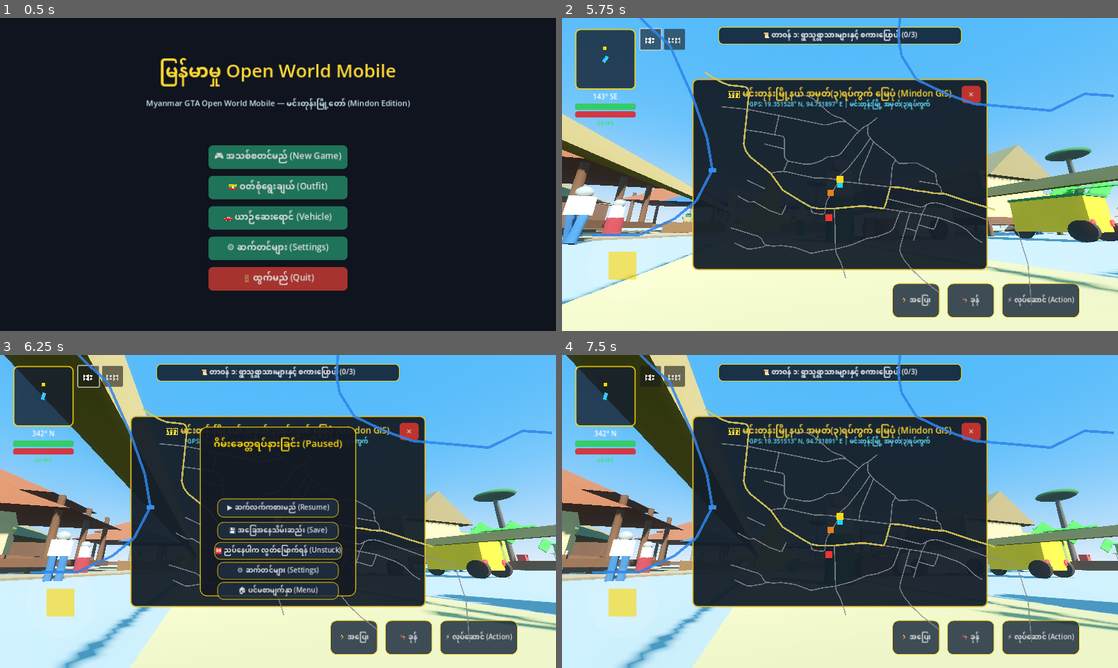
Above: before the commit, frames 1-4 (two rows, left to right).
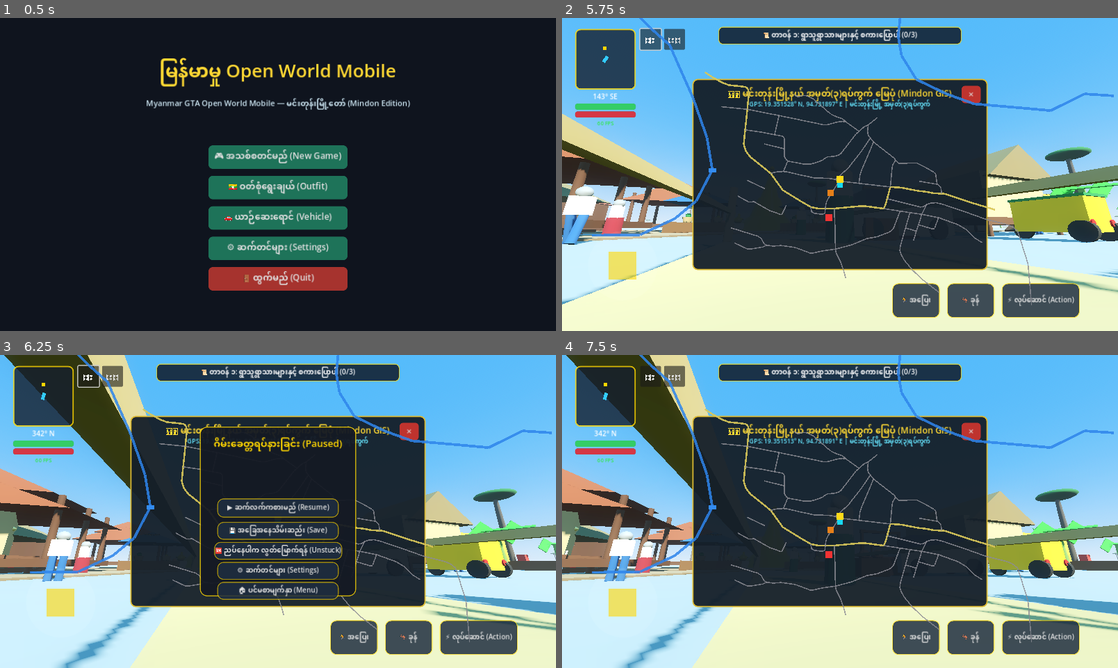
Above: after the commit, the same moments.

Repository: sudohlaingwin/gta-open-world
Game: Godot game, scene res://scenes/main_menu.tscn
Same seed, same stepped clock (60 frames per second), same inputs: the game is played once before the commit and once after it.
Inputs (mouse positions are in pixels of both pictures, inside the frame that each line leads up to):
- Up to frame 1 (0.5 s): no input
- Up to frame 2 (5.75 s): click "🎮 အသစ်စတင်မည် (New Game)" at 0.5 s; click "🗺️" at 1.25 s; click "⏸️" at 2 s; drag from (628, 274) to (895, 105) at 2.77 s; drag from (840, 174) to (812, 237) at 3.52 s; move the mouse to (673, 127) at 4.27 s; hold Left (ui_left) 4.28-5 s; hold Ctrl 4.28-5 s; drag from (867, 174) to (673, 127) at 5.02 s
- Up to frame 3 (6.25 s): move the mouse to (194, 433) at 5.77 s; hold Down (ui_down) from 5.78 s (still down); hold Ctrl from 5.78 s (still down); tap Space at 6.02 s
- Up to frame 4 (7.5 s): release Down (ui_down) at 6.5 s; release Ctrl at 6.5 s; click "✕" at 6.5 s; click "▶ ဆက်လက်ကစားမည် (Resume)" at 7.25 s

Frame 1 is identical in both runs. In frame 2, less than 0.1% of the frame differs, in the area x 94-100%, y 64-68%; in frame 3, less than 0.1%; in frame 4, less than 0.1%.

Commit message:
Slice 86: 100% comprehensive taillight mesh gating, scene load_steps parser count parity, and beacon timebase sync

Diff:
--- a/scripts/mindon_map_builder.gd
+++ b/scripts/mindon_map_builder.gd
@@ -198,6 +198,11 @@
 			sign.position = Vector3(0.0, 3.8, front_z + 0.05)
 			hosp.add_child(sign)
 
+			# Attach automated day/night lantern controller to hospital entrance facade
+			if hosp_idx == 1:
+				var hosp_lantern = preload("res://scripts/village_lantern_controller.gd").new()
+				hosp.add_child(hosp_lantern)
+
 			building_holder.add_child(hosp)
 			hosp.global_position = Vector3(cx, 0.0, cz)
 		else:
--- a/scripts/tuktuk_controller.gd
+++ b/scripts/tuktuk_controller.gd
@@ -38,9 +38,13 @@
 	if head_mesh:
 		var mat = head_mesh.get_surface_override_material(0)
 		if mat is StandardMaterial3D: mat.emission_enabled = lights_on
-	var tail_mesh = visual_mesh.get_node_or_null("Taillight")
-	if tail_mesh:
-		var mat = tail_mesh.get_surface_override_material(0)
+	var tail_l = visual_mesh.get_node_or_null("TaillightL")
+	if tail_l:
+		var mat = tail_l.get_surface_override_material(0)
+		if mat is StandardMaterial3D: mat.emission_enabled = lights_on
+	var tail_r = visual_mesh.get_node_or_null("TaillightR")
+	if tail_r:
+		var mat = tail_r.get_surface_override_material(0)
 		if mat is StandardMaterial3D: mat.emission_enabled = lights_on
 
 func _physics_process(delta: float) -> void:
--- a/scripts/vehicle_controller.gd
+++ b/scripts/vehicle_controller.gd
@@ -16,6 +16,8 @@
 @onready var headlight_beam_r: SpotLight3D = get_node_or_null("HeadlightBeamR")
 @onready var headlight_mesh_l: MeshInstance3D = get_node_or_null("HeadlightL")
 @onready var headlight_mesh_r: MeshInstance3D = get_node_or_null("HeadlightR")
+@onready var taillight_mesh_l: MeshInstance3D = get_node_or_null("TaillightL")
+@onready var taillight_mesh_r: MeshInstance3D = get_node_or_null("TaillightR")
 
 signal driver_entered(driver)
 signal driver_exited()
@@ -38,6 +40,12 @@
 		if mat is StandardMaterial3D: mat.emission_enabled = lights_on
 	if headlight_mesh_r:
 		var mat = headlight_mesh_r.get_surface_override_material(0)
+		if mat is StandardMaterial3D: mat.emission_enabled = lights_on
+	if taillight_mesh_l:
+		var mat = taillight_mesh_l.get_surface_override_material(0)
+		if mat is StandardMaterial3D: mat.emission_enabled = lights_on
+	if taillight_mesh_r:
+		var mat = taillight_mesh_r.get_surface_override_material(0)
 		if mat is StandardMaterial3D: mat.emission_enabled = lights_on
 
 func _physics_process(delta: float) -> void:
--- a/scripts/waypoint_beacon.gd
+++ b/scripts/waypoint_beacon.gd
@@ -6,18 +6,18 @@
 
 var time_accum: float = 0.0
 
-func _process(delta: float) -> void:
+func _process(_delta: float) -> void:
 	if not visible:
 		return
-	time_accum += delta
-	# Pulsing beacon head scale and bob
-	var pulse = 1.0 + sin(time_accum * 4.0) * 0.18
+	var t_sec = float(Time.get_ticks_msec()) / 1000.0
+	# Pulsing beacon head scale and bob (synchronized with world map beacon radar)
+	var pulse = 1.0 + sin(t_sec * 4.0) * 0.18
 	if beacon_head:
 		beacon_head.scale = Vector3(pulse, pulse, pulse)
-		beacon_head.position.y = 28.0 + sin(time_accum * 2.5) * 0.8
+		beacon_head.position.y = 28.0 + sin(t_sec * 2.5) * 0.8
 
 	# Pulsing pillar light alpha
 	if light_pillar:
 		var mat = light_pillar.get_surface_override_material(0)
 		if mat is StandardMaterial3D:
-			mat.albedo_color.a = 0.65 + sin(time_accum * 3.0) * 0.25
+			mat.albedo_color.a = 0.65 + sin(t_sec * 3.0) * 0.25
Not shown: 1 places in scenes/market_stall.tscn that only renumber resources
Not shown: 1 places in scenes/myanmar_teashop.tscn that only renumber resources
Not shown: 1 places in scenes/village_gate.tscn that only renumber resources
Not shown, changed: COLLAB.md
